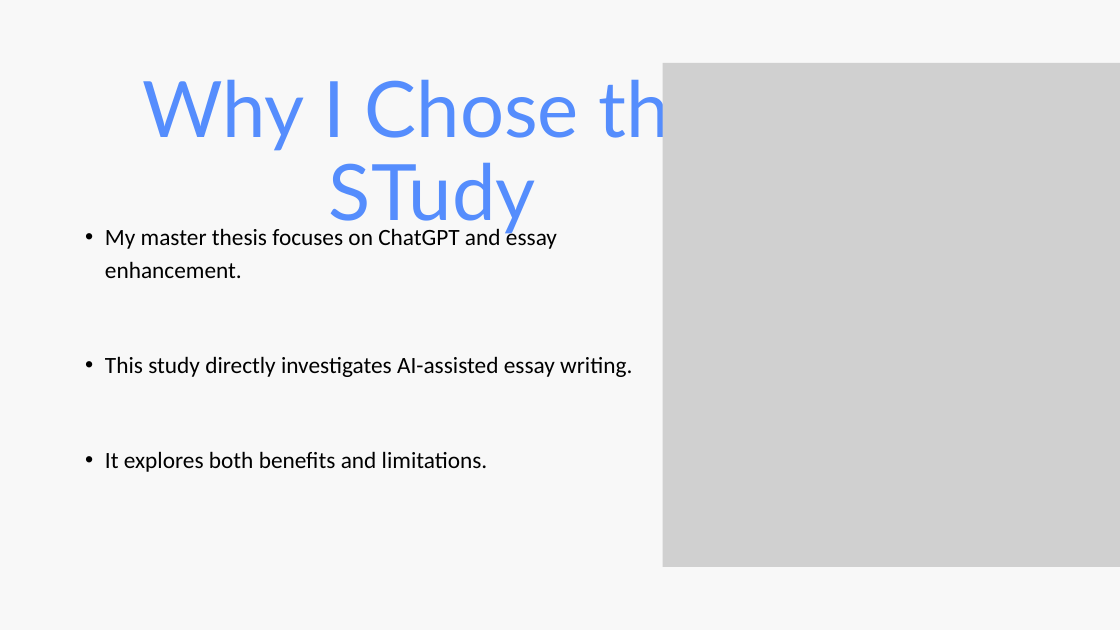
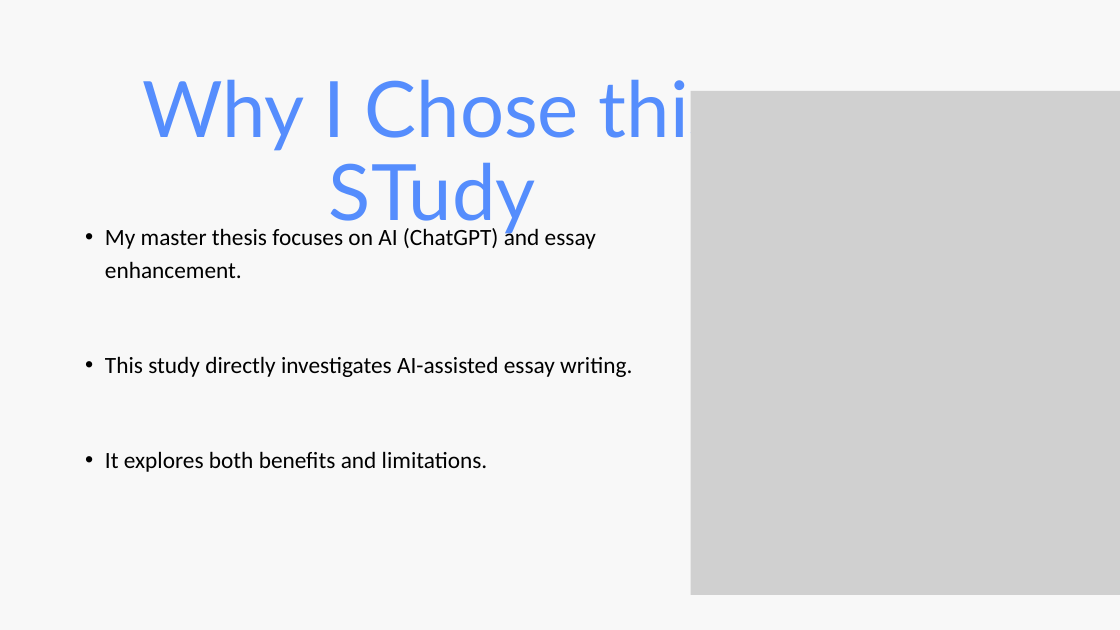
Before and after one commit to tinasophie15/tcpp_project_chatgpt_learning, a slide deck: slide 6 of Lightning Talk Christina.pptx. Drawn at 1120x630 pixels with LibreOffice and Linux fonts; fonts in the diff are those of the drawing; grey boxes stand for pictures. Boxes give left, top, right and bottom in pixels: in the first picture for what was removed or moved away, otherwise in the second. Text is boxed around its words. In the diff, an @@ line names an element or a change of style, - is before the commit and + after.

```diff
--- a/Lightning Talk Christina.pptx
+++ b/Lightning Talk Christina.pptx
@@ picture: place and size @@
-picture at <box>662,63,1120,567</box>
+picture at <box>690,91,1120,595</box>
@@ text at <box>105,225,596,278</box>: text changed @@
-  • My master thesis focuses on ChatGPT and essay enhancement.
+  • My master thesis focuses on AI (ChatGPT) and essay enhancement.
```
Also in this commit, not shown: 4 other slides changed, 1 slide added, 1 slide removed.
